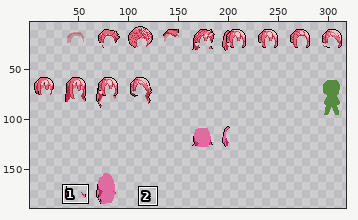
Two versions of one sprite sheet, hair_female/hair_purple.png. Above, an overview of the earlier version with the close-up marked.
Close-up. Before the commit:
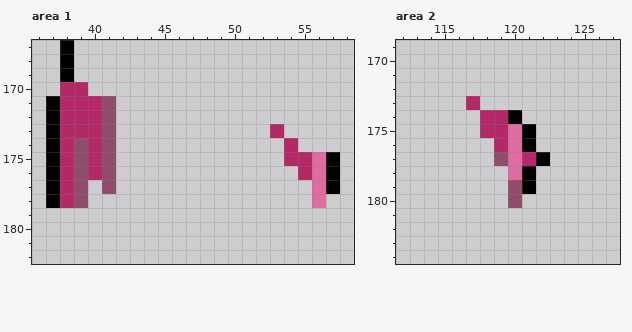
The file is 320x192 pixels. Shown: area 1: x 36..58, y 167..182; area 2: x 112..127, y 169..184. The wide view leaves out empty margins. The commit also changed other parts of the picture, which this record leaves out.
Once edited:
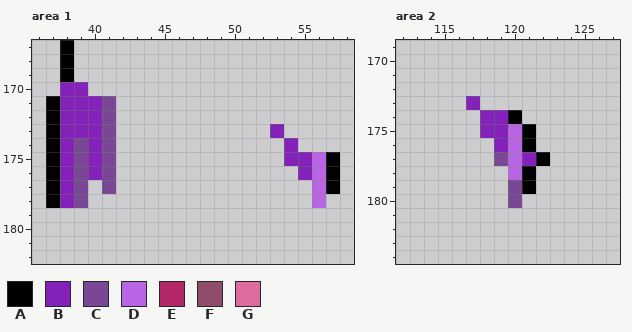
Palette (. is transparent): A #000000  B #8521bb  C #794795  D #b865e5  E #b32967  F #904c6b  G #de6ca0
The edit:
{"where": "area 1"}
{"y":170,"x":38,"old":"EE","new":"BB"}
{"y":171,"x":38,"old":"EEEF","new":"BBBC"}
{"y":172,"x":38,"old":"EEEF","new":"BBBC"}
{"y":173,"x":38,"old":"EEEF","new":"BBBC"}
{"y":173,"x":53,"old":"E","new":"B"}
{"y":174,"x":38,"old":"EFEF","new":"BCBC"}
{"y":174,"x":54,"old":"E","new":"B"}
{"y":175,"x":38,"old":"EFEF","new":"BCBC"}
{"y":175,"x":54,"old":"EEG","new":"BBD"}
{"y":176,"x":38,"old":"EFEF","new":"BCBC"}
{"y":176,"x":55,"old":"EG","new":"BD"}
{"y":177,"x":38,"old":"EF","new":"BC"}
{"y":177,"x":41,"old":"F","new":"C"}
{"y":177,"x":56,"old":"G","new":"D"}
{"y":178,"x":38,"old":"EF","new":"BC"}
{"y":178,"x":56,"old":"G","new":"D"}
{"where": "area 2"}
{"y":173,"x":117,"old":"E","new":"B"}
{"y":174,"x":118,"old":"EE","new":"BB"}
{"y":175,"x":118,"old":"EEG","new":"BBD"}
{"y":176,"x":119,"old":"EG","new":"BD"}
{"y":177,"x":119,"old":"FGE","new":"CDB"}
{"y":178,"x":120,"old":"G","new":"D"}
{"y":179,"x":120,"old":"F","new":"C"}
{"y":180,"x":120,"old":"F","new":"C"}
{"label":"changed","picture_box":[60,82,116,208]}
{"label":"changed","picture_box":[270,124,326,208]}
{"label":"changed","picture_box":[466,96,536,208]}
